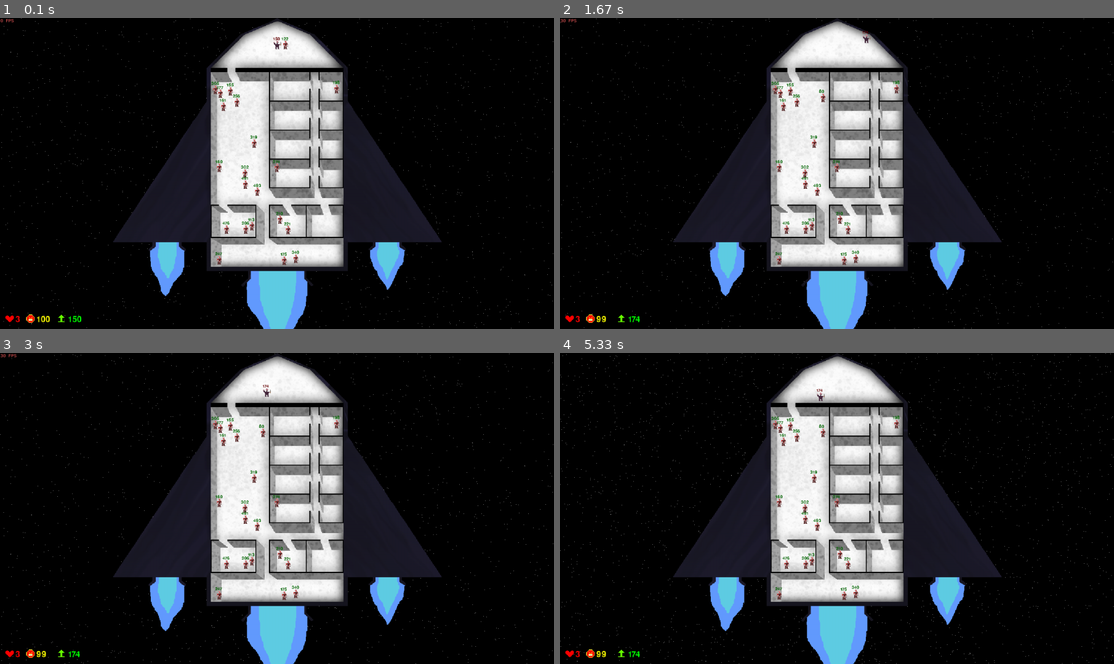
Above: before the commit, frames 1-4 (two rows, left to right).
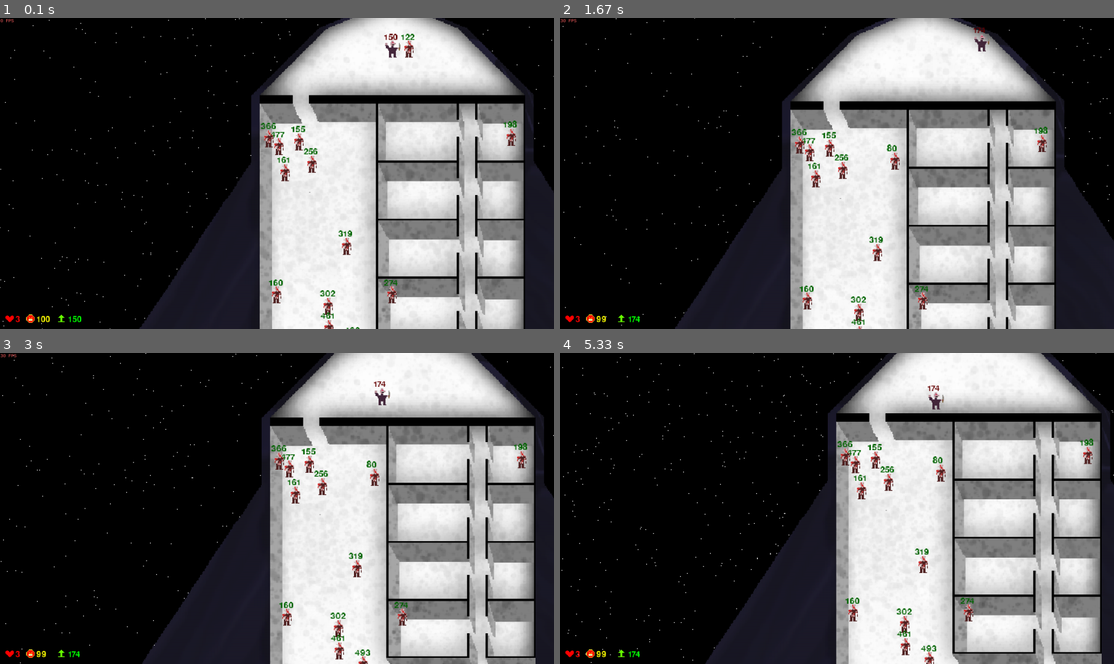
Above: after the commit, the same moments.

Repository: TGH2078/PyGame-Game
Game: pygame game, started from main.py
Two runs of this game, one before a commit and one after it. Both use one fixed random seed, a clock stepped at 60 frames per second and the inputs below.
Inputs:
- Up to frame 1 (0.1 s): no input
- Up to frame 2 (1.67 s): hold Right 0.33-0.8 s; hold Up 0.83-1.13 s; tap A at 1.17 s; hold Right from 1.5 s (still down)
- Up to frame 3 (3 s): release Right at 1.97 s; hold Left 2-2.53 s; tap F at 2.07, 2.37, 2.63, 2.97 s; hold Down 2.57-2.87 s; hold Left from 2.9 s (still down)
- Up to frame 4 (5.33 s): tap F at 3.27, 3.4, 3.8, 4.1, 4.47, 4.87, 5.17 s; release Left at 3.3 s; hold Up 3.33-3.7 s; tap B at 3.48, 4.95 s; hold Right 3.73-4.37 s; hold Down 4.4-4.77 s; hold Left 4.8-5.27 s; hold Right from 5.3 s (still down)

The runs differ from the first frame. In frame 1, 60% of the frame differs, in the area x 0-100%, y 0-100%; in frame 2, 55%; in frame 3, 61%; in frame 4, 62%.

Commit message:
added zoom

Diff:
--- a/main.py
+++ b/main.py
@@ -5,8 +5,11 @@
 infoobject = pygame.display.Info()
 pygame.mixer.init()
 
-screen = pygame.display.set_mode((1440, 810), pygame.RESIZABLE | pygame.DOUBLEBUF | pygame.HWACCEL)
+screent = pygame.display.set_mode((1440, 810), pygame.RESIZABLE | pygame.DOUBLEBUF | pygame.HWACCEL)
+screen  = pygame.Surface((1440, 810))
+uscreen = pygame.Surface((1440, 810), pygame.SRCALPHA)
 display_size = screen.get_size()
+oisplay_size = display_size
 pdsize = None
 new_render = True
 pygame.display.set_caption("Game")
@@ -208,9 +211,9 @@
     if(screen_items["render_background"]):
         render_background(new_render)                                                                                                     # Background2 Image
     screen.blit(bg_simg, ((display_size[0]//2)-(round(640*(display_size[1]/600))//2), 0))                                         # Background_Image
-    screen.blit(icon1_simg, (round(10*(display_size[1]/600)), round(570*(display_size[1]/600))))                                  # Icon1_Image
-    screen.blit(icon2_simg, (round(50*(display_size[1]/600)), round(572*(display_size[1]/600))))                                  # Icon2_Image
-    screen.blit(icon3_simg, (round(110*(display_size[1]/600)), round(570*(display_size[1]/600))))
+    uscreen.blit(icon1_simg, (round(10*(display_size[1]/600)), round(570*(display_size[1]/600))))                                  # Icon1_Image
+    uscreen.blit(icon2_simg, (round(50*(display_size[1]/600)), round(572*(display_size[1]/600))))                                  # Icon2_Image
+    uscreen.blit(icon3_simg, (round(110*(display_size[1]/600)), round(570*(display_size[1]/600))))
 
     if(len(str(player_score))>3):
         count = 0
@@ -231,9 +234,9 @@
     npc_count_text    = font.render(str(npc_count),   True, (255, 255, 0))
     player_score_text = font.render(player_score_str, True, (0, 255, 0))
     # .get_rect().size
-    screen.blit(pygame.transform.scale(player_live_text,  (round(16*(player_live_text.get_rect().size[0] /player_live_text.get_rect().size[1] )*(display_size[1]/600)), round(16*(display_size[1]/600)))), (round(30*(display_size[1]/600)),  round(573*(display_size[1]/600))))
-    screen.blit(pygame.transform.scale(npc_count_text,    (round(16*(npc_count_text.get_rect().size[0]   /npc_count_text.get_rect().size[1]   )*(display_size[1]/600)), round(16*(display_size[1]/600)))), (round(70*(display_size[1]/600)),  round(573*(display_size[1]/600))))
-    screen.blit(pygame.transform.scale(player_score_text, (round(16*(player_score_text.get_rect().size[0]/player_score_text.get_rect().size[1])*(display_size[1]/600)), round(16*(display_size[1]/600)))), (round(130*(display_size[1]/600)), round(573*(display_size[1]/600))))
+    uscreen.blit(pygame.transform.scale(player_live_text,  (round(16*(player_live_text.get_rect().size[0] /player_live_text.get_rect().size[1] )*(display_size[1]/600)), round(16*(display_size[1]/600)))), (round(30*(display_size[1]/600)),  round(573*(display_size[1]/600))))
+    uscreen.blit(pygame.transform.scale(npc_count_text,    (round(16*(npc_count_text.get_rect().size[0]   /npc_count_text.get_rect().size[1]   )*(display_size[1]/600)), round(16*(display_size[1]/600)))), (round(70*(display_size[1]/600)),  round(573*(display_size[1]/600))))
+    uscreen.blit(pygame.transform.scale(player_score_text, (round(16*(player_score_text.get_rect().size[0]/player_score_text.get_rect().size[1])*(display_size[1]/600)), round(16*(display_size[1]/600)))), (round(130*(display_size[1]/600)), round(573*(display_size[1]/600))))
 
                   # Player_Image
 
@@ -263,13 +266,13 @@
 
 #    print("\033[1A", player_pos_x, ", ", player_pos_y, "            ") # Print player_pos
     if(screen_items["ui_help"]):
-        screen.blit(fontm.render("------[ Help ]------", True, (100, 255, 100)), (1, 12*1))
-        screen.blit(fontm.render("Show FPS         : F", True, (100, 255, 100)), (1, 12*2))
-        screen.blit(fontm.render("Show Help        : H", True, (100, 255, 100)), (1, 12*3))
-        screen.blit(fontm.render("Render Background: B", True, (100, 255, 100)), (1, 12*4))
-        screen.blit(fontm.render("Fullscreen       : F11", True, (100, 255, 100)), (1, 12*5))
+        uscreen.blit(fontm.render("------[ Help ]------", True, (100, 255, 100)), (1, 12*1))
+        uscreen.blit(fontm.render("Show FPS         : F", True, (100, 255, 100)), (1, 12*2))
+        uscreen.blit(fontm.render("Show Help        : H", True, (100, 255, 100)), (1, 12*3))
+        uscreen.blit(fontm.render("Render Background: B", True, (100, 255, 100)), (1, 12*4))
+        uscreen.blit(fontm.render("Fullscreen       : F11", True, (100, 255, 100)), (1, 12*5))
     if(screen_items["fps"]):
-        screen.blit(fontm.render(f"{round(fps)} FPS", True, (255, 100, 100)), (1, 1))
+        uscreen.blit(fontm.render(f"{round(fps)} FPS", True, (255, 100, 100)), (1, 1))
 #-------------------------------------------------------------------------------------------------------------------------------------------------------
 def toggle(i):
     if(i==True):
@@ -282,7 +285,12 @@
 clock = pygame.time.Clock()
 keys = {"key_up":False, "key_down":False, "key_left":False, "key_right":False}
 while(run):
-    display_size = screen.get_size()
+    display_size = screent.get_size()
+    if(display_size!=oisplay_size):
+        screen  = pygame.Surface(display_size)
+        uscreen = pygame.Surface(display_size, pygame.SRCALPHA)
+        oisplay_size = display_size
+
     for e in pygame.event.get():
         if(e.type==pygame.QUIT):
             run = False
@@ -320,15 +328,19 @@
     if(game_over):
         text = fontb.render("Game Over", True, (200, 100, 0))
         text_img = pygame.transform.scale(text, (round(64*(text.get_rect().size[0]/text.get_rect().size[1])*(display_size[1]/600)), round(64*(display_size[1]/600))))
-        screen.blit(text_img, ((display_size[0]//2) - (text_img.get_rect().size[0]//2), (display_size[1]//6)))
+        uscreen.blit(text_img, ((display_size[0]//2) - (text_img.get_rect().size[0]//2), (display_size[1]//6)))
         if(game_win):
             text = fontb.render("You Win", True, (0, 200, 150))
             text_img = pygame.transform.scale(text, (round(32*(text.get_rect().size[0]/text.get_rect().size[1])*(display_size[1]/600)), round(32*(display_size[1]/600))))
-            screen.blit(text_img, ((display_size[0]//2) - (text_img.get_rect().size[0]//2), (display_size[1]//4)))
+            uscreen.blit(text_img, ((display_size[0]//2) - (text_img.get_rect().size[0]//2), (display_size[1]//4)))
         else:
             text = fontb.render("You Lose", True, (100, 0, 0))
             text_img = pygame.transform.scale(text, (round(32*(text.get_rect().size[0]/text.get_rect().size[1])*(display_size[1]/600)), round(32*(display_size[1]/600))))
-            screen.blit(text_img, ((display_size[0]//2) - (text_img.get_rect().size[0]//2), (display_size[1]//4)))
+            uscreen.blit(text_img, ((display_size[0]//2) - (text_img.get_rect().size[0]//2), (display_size[1]//4)))
+    screent.blit(pygame.transform.scale(screen, (display_size[0]*2, display_size[1]*2)), (0-round((player_pos_x/600)*display_size[1]), 0-round((player_pos_y/600)*display_size[1])))
+    #uscreen.set_alpha(70)
+    screent.blit(uscreen, (0, 0))
+    uscreen.fill((0, 0, 0, 0))
     pygame.display.flip()
     clock.tick(game_fps)
 pygame.quit()
